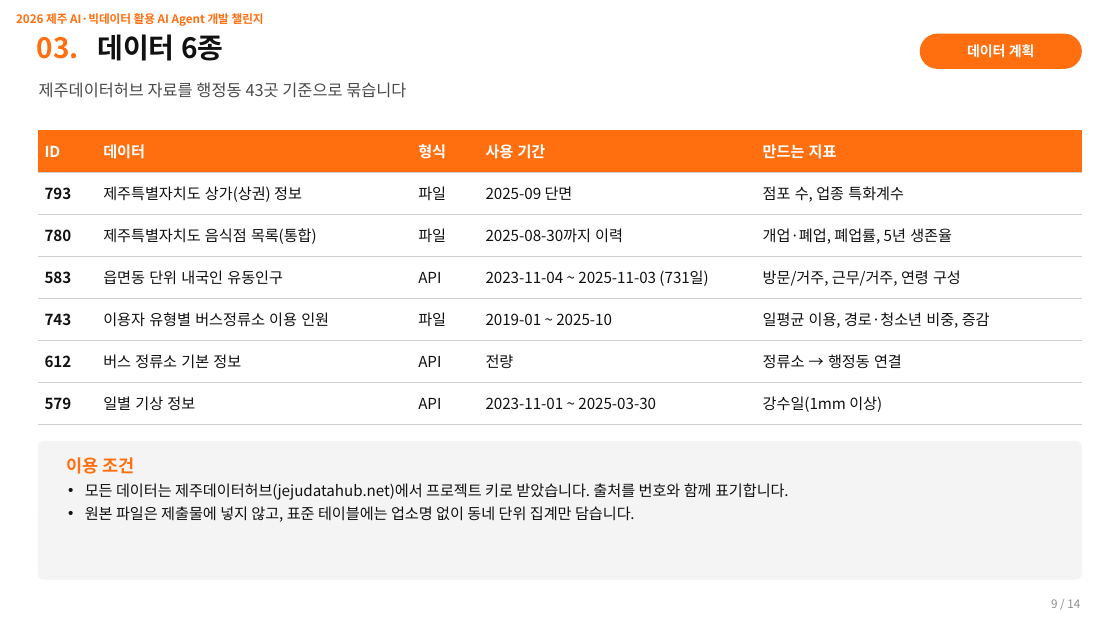
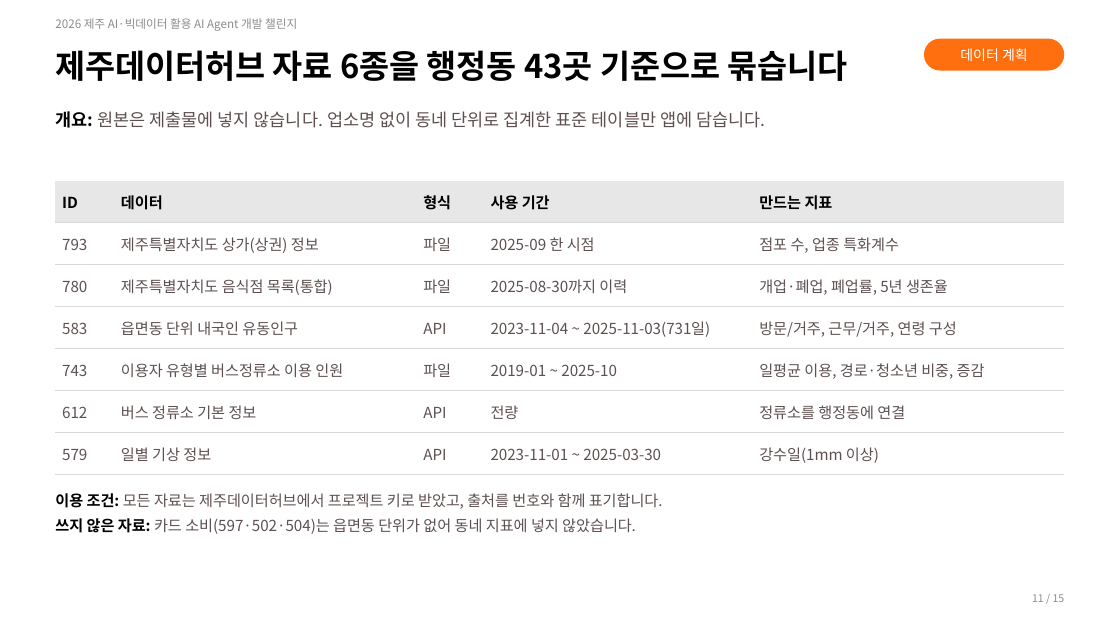
Before and after one commit to 0cars0903/JEJU_AI_AGENT, a slide deck: slide 11 of docs/제출/기획서.pptx (slide 9 before the commit). Drawn at 1120x630 pixels with LibreOffice and Linux fonts; fonts in the diff are those of the drawing. Boxes give left, top, right and bottom in pixels: in the first picture for what was removed or moved away, otherwise in the second. Text is boxed around its words. In the diff, an @@ line names an element or a change of style, - is before the commit and + after.

```diff
--- a/docs/제출/기획서.pptx
+++ b/docs/제출/기획서.pptx
@@ text removed at (x1=16, y1=13, x2=264, y2=26) @@
-2026 제주 AI·빅데이터 활용 AI Agent 개발 챌린지
@@ text added at (x1=55, y1=18, x2=297, y2=31), 10 pt, text #8C8C8C @@
+2026 제주 AI·빅데이터 활용 AI Agent 개발 챌린지
@@ text removed at (x1=37, y1=37, x2=79, y2=59) @@
-03.
@@ text at (x1=55, y1=50, x2=848, y2=81): text changed; size 14 to 28 pt; text colour #4A4A4A to #000000; bold on @@
-제주데이터허브 자료를 행정동 43곳 기준으로 묶습니다
+제주데이터허브 자료 6종을 행정동 43곳 기준으로 묶습니다
@@ text removed at (x1=97, y1=34, x2=223, y2=61) @@
-데이터 6종
@@ rounded rectangle "데이터 계획" resized from (x1=920, y1=34, x2=1082, y2=69) to (x1=924, y1=39, x2=1065, y2=71) @@
@@ rounded rectangle "데이터 계획" at (x1=924, y1=39, x2=1065, y2=71): bold off @@
@@ text added at (x1=55, y1=111, x2=766, y2=128), 15 pt, text #5E5050 @@
+개요: 원본은 제출물에 넣지 않습니다. 업소명 없이 동네 단위로 집계한 표준 테이블만 앱에 담습니다.
@@ table at (x1=55, y1=181, x2=1065, y2=475) @@
-row 2, column 4: 2025-09 단면
+row 2, column 4: 2025-09 한 시점
-row 4, column 4: 2023-11-04 ~ 2025-11-03 (731일)
+row 4, column 4: 2023-11-04 ~ 2025-11-03(731일)
-row 6, column 5: 정류소 → 행정동 연결
+row 6, column 5: 정류소를 행정동에 연결
@@ fill #FF6F0F to #E7E7E7 in row 1 @@
@@ text colour #FFFFFF to #000000 in "ID", "데이터", "형식", "사용 기간" and 1 more places @@
@@ text colour #111111 to #5E5050 in "793", "제주특별자치도 상가(상권) 정보", "파일", "점포 수, 업종 특화계수" and 23 more places @@
@@ bold off in "793", "780", "583", "743" and 2 more places @@
@@ borders changed @@
@@ table resized from (x1=38, y1=130, x2=1082, y2=424) to (x1=55, y1=181, x2=1065, y2=475) @@
@@ rounded rectangle removed at (x1=38, y1=441, x2=1082, y2=580) @@
@@ text at (x1=55, y1=493, x2=663, y2=534): text changed; text colour #111111 to #5E5050 @@
-이용 조건
-• 모든 데이터는 제주데이터허브(jejudatahub.net)에서 프로젝트 키로 받았습니다. 출처를 번호와 함께 표기합니다.
-• 원본 파일은 제출물에 넣지 않고, 표준 테이블에는 업소명 없이 동네 단위 집계만 담습니다.
+이용 조건: 모든 자료는 제주데이터허브에서 프로젝트 키로 받았고, 출처를 번호와 함께 표기합니다.
+쓰지 않은 자료: 카드 소비(597·502·504)는 읍면동 단위가 없어 동네 지표에 넣지 않았습니다.
@@ text added at (x1=1032, y1=594, x2=1065, y2=602), 9 pt, text #8C8C8C @@
+11 / 15
@@ text removed at (x1=1051, y1=599, x2=1080, y2=608) @@
-9 / 14
```
Also in this commit, not shown: 2 other slides changed, 12 slides added, 11 slides removed, 11 other files.
